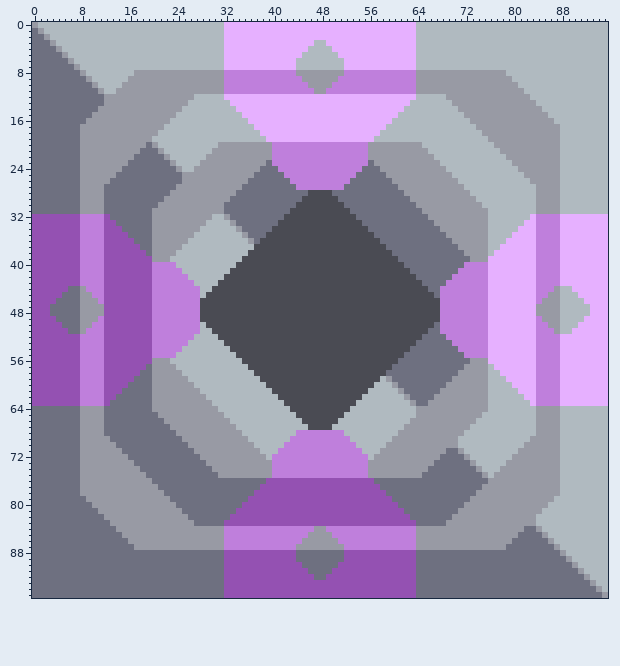
Sprite sheet -- sprites/blocks/thaumium-generator.png. Above, as it was before the edit.
The file is 96x96 pixels.
Now the later version:
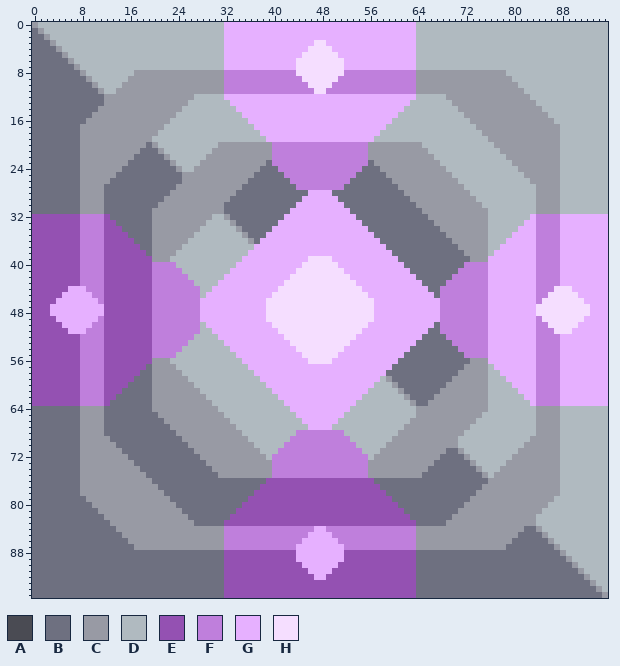
Palette (. is transparent): A #4a4b53  B #6e7080  C #989aa4  D #b0bac0  E #9451b2  F #bf7fdc  G #e6b0ff  H #f5deff
What changed:
Colour A gives way to colour G in row 28 at x 46 to 49; in row 29 at x 45 to 50; in row 30 at x 44 to 51; in row 31 at x 43 to 52; in row 32 at x 42 to 53; in row 33 at x 41 to 54.
Colour A gives way to colour G in row 34 at x 40 to 55; in row 35 at x 39 to 56; in row 36 at x 38 to 57; in row 37 at x 37 to 58; in row 38 at x 36 to 59; in row 39 at x 35 to 45 and 50 to 60.
Colour A gives way to colour G in row 40 at x 34 to 44 and 51 to 61; in row 41 at x 33 to 43 and 52 to 62; in row 42 at x 32 to 42 and 53 to 63; in row 43 at x 31 to 41 and 54 to 64; in row 44 at x 30 to 40 and 55 to 65; in row 45 at x 29 to 39 and 56 to 66.
Colour A gives way to colour G in rows 46 to 49 at x 28 to 38 and 57 to 67; in row 50 at x 29 to 39 and 56 to 66; in row 51 at x 30 to 40 and 55 to 65; in row 52 at x 31 to 41 and 54 to 64; in row 53 at x 32 to 42 and 53 to 63; in row 54 at x 33 to 43 and 52 to 62.
Colour A gives way to colour G in row 55 at x 34 to 44 and 51 to 61; in row 56 at x 35 to 45 and 50 to 60; in row 57 at x 36 to 59; in row 58 at x 37 to 58; in row 59 at x 38 to 57; in row 60 at x 39 to 56.
Colour A gives way to colour G in row 61 at x 40 to 55; in row 62 at x 41 to 54; in row 63 at x 42 to 53; in row 64 at x 43 to 52; in row 65 at x 44 to 51; in row 66 at x 45 to 50.
Colour A gives way to colour G in row 67 at x 46 to 49.
Colour B gives way to colour G in row 44 at x 6 to 7; in row 45 at x 5 to 7; in row 46 at x 4 to 7; in rows 47 to 48 at x 3 to 7; in row 49 at x 4 to 7; in row 50 at x 5 to 7.
Colour B gives way to colour G in row 51 at x 6 to 7; in rows 88 to 89 at x 44 to 51; in row 90 at x 45 to 50; in row 91 at x 46 to 49; in row 92 at x 47 to 48.
Colour C gives way to colour G in row 44 at x 8; in row 45 at x 8 to 9; in row 46 at x 8 to 10; in rows 47 to 48 at x 8 to 11; in row 49 at x 8 to 10; in row 50 at x 8 to 9.
Colour C gives way to colour G in row 51 at x 8; in row 84 at x 47 to 48; in row 85 at x 46 to 49; in row 86 at x 45 to 50; in row 87 at x 44 to 51.
Colour A gives way to colour H in row 39 at x 46 to 49; in row 40 at x 45 to 50; in row 41 at x 44 to 51; in row 42 at x 43 to 52; in row 43 at x 42 to 53; in row 44 at x 41 to 54.
Colour A gives way to colour H in row 45 at x 40 to 55; in rows 46 to 49 at x 39 to 56; in row 50 at x 40 to 55; in row 51 at x 41 to 54; in row 52 at x 42 to 53; in row 53 at x 43 to 52.
Colour A gives way to colour H in row 54 at x 44 to 51; in row 55 at x 45 to 50; in row 56 at x 46 to 49.
Colour C gives way to colour H in row 8 at x 44 to 51; in row 9 at x 45 to 50; in row 10 at x 46 to 49; in row 11 at x 47 to 48; in row 44 at x 87; in row 45 at x 86 to 87.
Colour C gives way to colour H in row 46 at x 85 to 87; in rows 47 to 48 at x 84 to 87; in row 49 at x 85 to 87; in row 50 at x 86 to 87; in row 51 at x 87.
Colour D gives way to colour H in row 3 at x 47 to 48; in row 4 at x 46 to 49; in row 5 at x 45 to 50; in rows 6 to 7 at x 44 to 51; in row 44 at x 88 to 89; in row 45 at x 88 to 90.
Colour D gives way to colour H in row 46 at x 88 to 91; in rows 47 to 48 at x 88 to 92; in row 49 at x 88 to 91; in row 50 at x 88 to 90; in row 51 at x 88 to 89.
